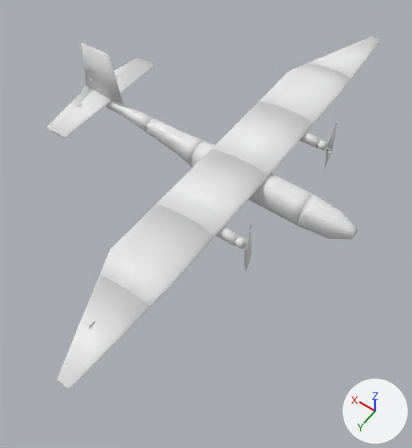
What one commit did to the glTF model docs/demo/data/step/14.glb.
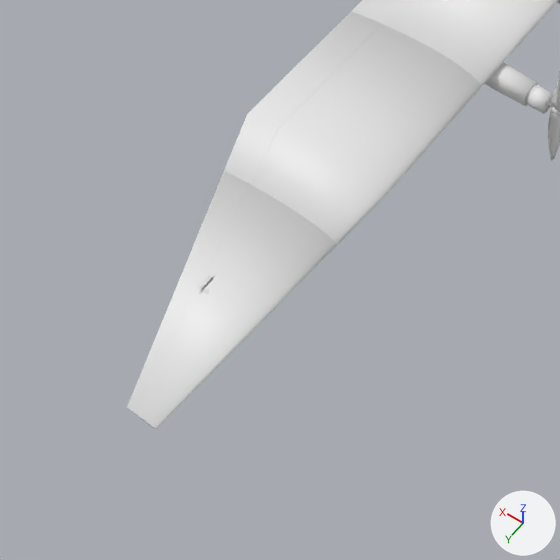
The first picture shows the older version from a 50 mm lens placed at (-0.29, 1.34, 1.63), pointed at (0.52, 0.21, -0.14). The close-ups show the older and then the newer version on the part from 0% to 61% of the width and 44% to 100% of the height of that picture. Only the edits that show in the close-ups are written down. Every picture has the same lights, and +X, +Y and +Z are marked at lower right.

Names of what the first close-up shows: 'aileron_R', 'flap_R', 'nacelle_R', 'wing_R1', 'wing_R2', 'wing_R3' and 3 more.
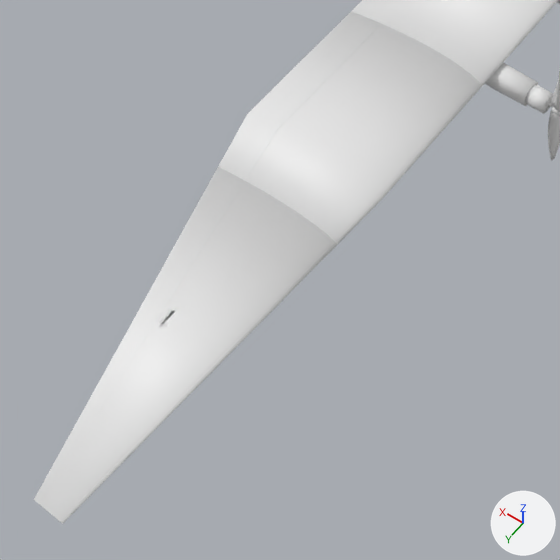
Changed parts and their boxes [x1, y1, x2, y2] in the close-ups (560 x 560 px):
'wing_R3', reshaped (46% wider, 39% taller): before [134, 185, 337, 430]; after [41, 182, 337, 524]
'aileron_R', reshaped (72% wider, 40% taller): before [127, 171, 250, 413]; after [34, 167, 246, 506]

The change, as a diff of the scene's bpy script:
```diff
--- a/docs/demo/data/step/14.glb.py
+++ b/docs/demo/data/step/14.glb.py
@@ me_wing_r3 @@
 # used by ob_wing_r3; location = (0.0, 0.0, 0.0)
-me_wing_r3.from_pydata(...)  # 158 vertices, 312 faces; spans x 0.385..0.546, y 0.7..1.046, z 0.027..0.053
+me_wing_r3.from_pydata(...)  # 158 vertices, 312 faces; spans x 0.385..0.554, y 0.7..1.2, z 0.027..0.054
+# me_wing_r3 part 1: 145 of 158 vertices moved; they spanned x 0.398..0.546, y 0.7..1.046, z 0.027..0.053 and now span x 0.398..0.554, y 0.7..1.2, z 0.027..0.054; mean shift (0.007, 0.084, 0.001); largest move (0.417, 1.046, 0.04) -> (0.425, 1.2, 0.041)
@@ me_aileron_r @@
 # used by ob_aileron_r; location = (0.0, 0.0, 0.0)
-me_aileron_r.from_pydata(...)  # 160 vertices, 316 faces; spans x 0.442..0.599, y 0.7..1.046, z 0.032..0.044
+me_aileron_r.from_pydata(...)  # 160 vertices, 316 faces; spans x 0.45..0.611, y 0.7..1.2, z 0.032..0.045
+# me_aileron_r part 2: the whole mesh is multiplied about its middle by the matrix ((1.052, 0.012, -0.001), (0.0, 1.443, 0.0), (-0.002, 0.003, 1.052)), then moved by (0.01, 0.077, 0.001)
```
